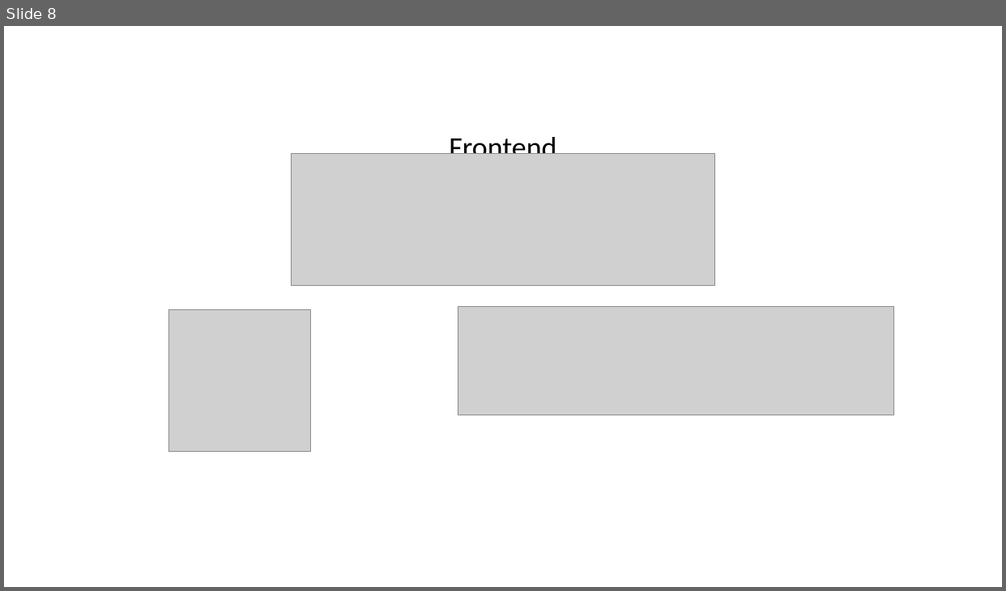
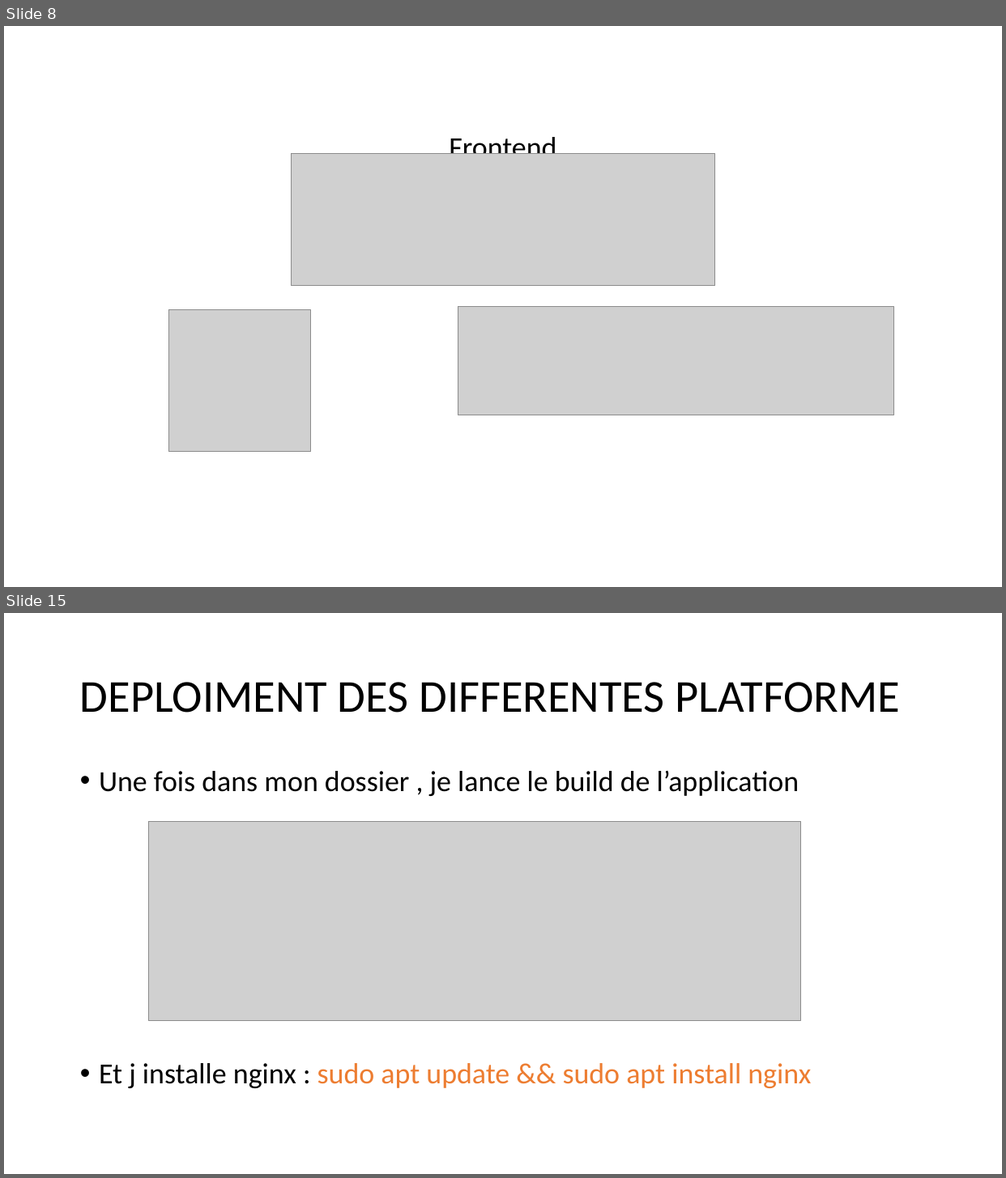
Before and after one commit to Soosuukee/shopcartfinal, a slide deck: SHOPCART.pptx. Shown one above the other, each under a label of ours: slide 8 before the commit, slides 8 and 15 after it; the slides between them are not shown. The pictures are 1006x591 and 1006x1178 pixels, drawn with LibreOffice and Linux fonts; fonts in the diff are those of the drawing; grey boxes stand for pictures. Boxes give left, top, right and bottom in pixels: in the first picture for what was removed or moved away, otherwise in the second. Text is boxed around its words. In the diff, an @@ line names an element or a change of style, - is before the commit and + after.

```diff
--- a/SHOPCART.pptx
+++ b/SHOPCART.pptx
@@ slide 15 added at (x1=4, y1=613, x2=1002, y2=1174), background #FFFFFF @@
@@ title added at (x1=80, y1=682, x2=901, y2=713), 44 pt, text #000000 @@
+DEPLOIMENT DES DIFFERENTES PLATFORME
@@ text added at (x1=99, y1=771, x2=811, y2=1088), 28 pt, text #000000 @@
+• Une fois dans mon dossier , je lance le build de l’application
+• Et j installe nginx : sudo apt update && sudo apt install nginx
@@ picture added at (x1=148, y1=822, x2=801, y2=1021) @@
```
Also in this commit, not shown: 1 slide changed, 11 other slides added, 45 other files.
